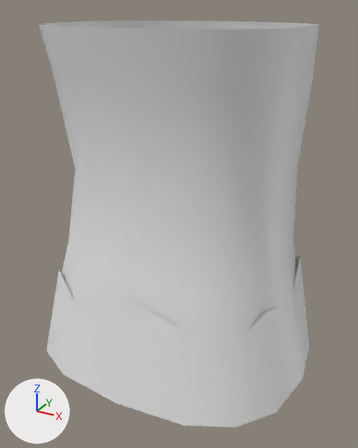
Before and after pictures for a commit that changed the glTF model assets/gear/shirt_abdomen.glb.
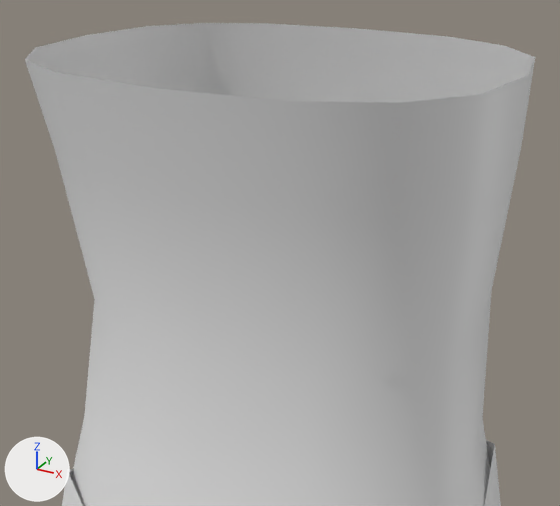
There are two pictures of each version: one whole from a 50 mm lens placed at (0.297, -0.529, 0.298), pointed at (0.009, -0.007, 0.037), one close up from a 50 mm lens placed at (0.243, -0.431, 0.36), pointed at (-0.01, 0.029, 0.13). The lights are fixed; the arrows at lower left show +X, +Y and +Z. The last two pictures show the newer version.

Objects in the first close-up: 'shirt_abdomen'.
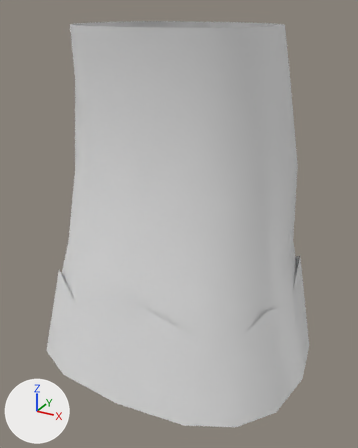
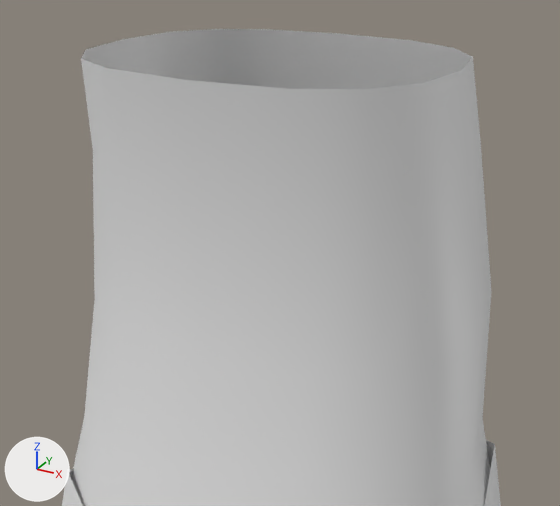
Changed parts and their boxes [x1, y1, x2, y2] in the close-ups (560 x 506 px; the box of a moved part takes in the faces that stretch with it):
'shirt_abdomen', reshaped
    before: [25, 23, 535, 506]
    after: [62, 29, 501, 506]
part 1 of me_shirt_abdomen, moved or reshaped
    before: [25, 23, 535, 381]
    after: [81, 29, 491, 381]

Diff of the bpy script that builds the scene:
```diff
--- a/assets/gear/shirt_abdomen.glb.py
+++ b/assets/gear/shirt_abdomen.glb.py
@@ me_shirt_abdomen @@
 me_shirt_abdomen.from_pydata(...)  # 96 vertices, 160 faces; spans x -0.19..0.19, y -0.152..0.156, z -0.15..0.28
-me_shirt_abdomen.vertices[0].co = (0.0, 0.131, 0.28)  # pixel (356, 28)
-me_shirt_abdomen.vertices[1].co = (0.075, 0.123, 0.28)  # pixel (449, 36)
-me_shirt_abdomen.vertices[2].co = (0.119, 0.101, 0.28)  # pixel (505, 45)
-me_shirt_abdomen.vertices[3].co = (0.147, 0.065, 0.28)  # pixel (535, 57)
-me_shirt_abdomen.vertices[4].co = (0.156, 0.006, 0.28)  # pixel (528, 75)
-me_shirt_abdomen.vertices[5].co = (0.147, -0.054, 0.28)  # pixel (481, 94)
-me_shirt_abdomen.vertices[6].co = (0.119, -0.09, 0.28)  # pixel (401, 102)
-me_shirt_abdomen.vertices[7].co = (0.075, -0.112, 0.28)  # pixel (294, 101)
-me_shirt_abdomen.vertices[8].co = (0.0, -0.119, 0.28)  # pixel (155, 88)
-me_shirt_abdomen.vertices[9].co = (-0.075, -0.112, 0.28)  # pixel (54, 72)
-me_shirt_abdomen.vertices[10].co = (-0.119, -0.09, 0.28)  # pixel (24, 59)
-me_shirt_abdomen.vertices[11].co = (-0.147, -0.054, 0.28)  # pixel (35, 47)
-me_shirt_abdomen.vertices[12].co = (-0.156, 0.006, 0.28)  # pixel (86, 34)
-me_shirt_abdomen.vertices[13].co = (-0.147, 0.065, 0.28)  # pixel (148, 26)
-me_shirt_abdomen.vertices[14].co = (-0.119, 0.101, 0.28)  # pixel (203, 22)
-me_shirt_abdomen.vertices[15].co = (-0.075, 0.123, 0.28)  # pixel (266, 23)
-me_shirt_abdomen.vertices[16].co = (0.0, 0.142, 0.22)
-me_shirt_abdomen.vertices[17].co = (0.073, 0.134, 0.22)
-me_shirt_abdomen.vertices[18].co = (0.116, 0.113, 0.22)
-me_shirt_abdomen.vertices[19].co = (0.143, 0.077, 0.22)  # pixel (521, 147)
-me_shirt_abdomen.vertices[20].co = (0.152, 0.018, 0.22)  # pixel (513, 174)
-me_shirt_abdomen.vertices[21].co = (0.143, -0.042, 0.22)  # pixel (469, 201)
-me_shirt_abdomen.vertices[22].co = (0.116, -0.077, 0.22)  # pixel (397, 214)
-me_shirt_abdomen.vertices[23].co = (0.073, -0.099, 0.22)  # pixel (301, 212)
-me_shirt_abdomen.vertices[24].co = (0.0, -0.106, 0.22)  # pixel (177, 194)
-me_shirt_abdomen.vertices[25].co = (-0.073, -0.099, 0.22)  # pixel (84, 170)
-me_shirt_abdomen.vertices[26].co = (-0.116, -0.077, 0.22)  # pixel (55, 151)
-me_shirt_abdomen.vertices[27].co = (-0.143, -0.042, 0.22)
-me_shirt_abdomen.vertices[28].co = (-0.152, 0.018, 0.22)
-me_shirt_abdomen.vertices[29].co = (-0.143, 0.077, 0.22)
-me_shirt_abdomen.vertices[30].co = (-0.116, 0.113, 0.22)
-me_shirt_abdomen.vertices[31].co = (-0.073, 0.134, 0.22)  # pixel (275, 96)
+# me_shirt_abdomen part 1
+me_shirt_abdomen.vertices[0].co = (0.0, 0.1, 0.28)  # pixel (339, 33)
+me_shirt_abdomen.vertices[1].co = (0.057, 0.094, 0.28)  # pixel (411, 40)
+me_shirt_abdomen.vertices[2].co = (0.092, 0.077, 0.28)  # pixel (453, 47)
+me_shirt_abdomen.vertices[3].co = (0.113, 0.049, 0.28)  # pixel (472, 56)
+me_shirt_abdomen.vertices[4].co = (0.12, 0.003, 0.28)  # pixel (461, 70)
+me_shirt_abdomen.vertices[5].co = (0.113, -0.044, 0.28)  # pixel (421, 83)
+me_shirt_abdomen.vertices[6].co = (0.092, -0.072, 0.28)  # pixel (362, 89)
+me_shirt_abdomen.vertices[7].co = (0.057, -0.089, 0.28)  # pixel (285, 88)
+me_shirt_abdomen.vertices[8].co = (0.0, -0.094, 0.28)  # pixel (184, 79)
+me_shirt_abdomen.vertices[9].co = (-0.057, -0.089, 0.28)  # pixel (107, 68)
+me_shirt_abdomen.vertices[10].co = (-0.092, -0.072, 0.28)  # pixel (80, 58)
+me_shirt_abdomen.vertices[11].co = (-0.113, -0.044, 0.28)  # pixel (85, 49)
+me_shirt_abdomen.vertices[12].co = (-0.12, 0.003, 0.28)  # pixel (123, 39)
+me_shirt_abdomen.vertices[13].co = (-0.113, 0.049, 0.28)  # pixel (171, 31)
+me_shirt_abdomen.vertices[14].co = (-0.092, 0.077, 0.28)  # pixel (216, 28)
+me_shirt_abdomen.vertices[15].co = (-0.057, 0.094, 0.28)  # pixel (267, 29)
+me_shirt_abdomen.vertices[16].co = (0.0, 0.116, 0.22)
+me_shirt_abdomen.vertices[17].co = (0.061, 0.11, 0.22)
+me_shirt_abdomen.vertices[18].co = (0.098, 0.092, 0.22)
+me_shirt_abdomen.vertices[19].co = (0.12, 0.063, 0.22)  # pixel (481, 148)
+me_shirt_abdomen.vertices[20].co = (0.128, 0.015, 0.22)  # pixel (471, 169)
+me_shirt_abdomen.vertices[21].co = (0.12, -0.034, 0.22)  # pixel (433, 190)
+me_shirt_abdomen.vertices[22].co = (0.098, -0.063, 0.22)  # pixel (375, 199)
+me_shirt_abdomen.vertices[23].co = (0.061, -0.08, 0.22)  # pixel (298, 198)
+me_shirt_abdomen.vertices[24].co = (0.0, -0.086, 0.22)  # pixel (198, 183)
+me_shirt_abdomen.vertices[25].co = (-0.061, -0.08, 0.22)  # pixel (119, 165)
+me_shirt_abdomen.vertices[26].co = (-0.098, -0.063, 0.22)  # pixel (92, 150)
+me_shirt_abdomen.vertices[27].co = (-0.12, -0.034, 0.22)
+me_shirt_abdomen.vertices[28].co = (-0.128, 0.015, 0.22)
+me_shirt_abdomen.vertices[29].co = (-0.12, 0.063, 0.22)
+me_shirt_abdomen.vertices[30].co = (-0.098, 0.092, 0.22)
+me_shirt_abdomen.vertices[31].co = (-0.061, 0.11, 0.22)
```
